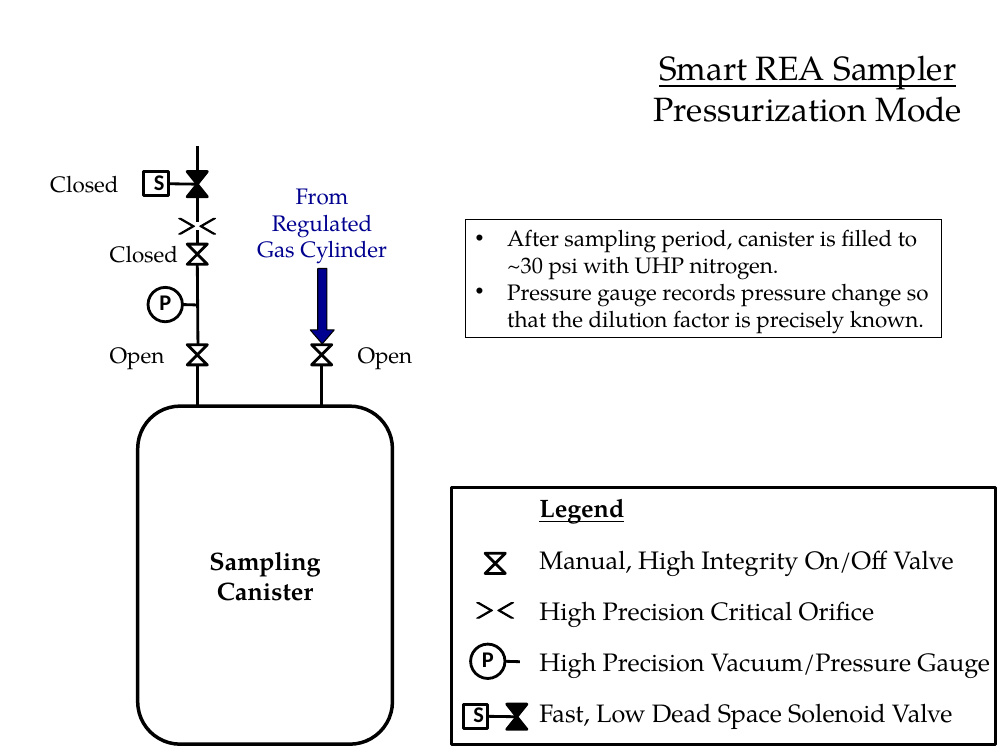
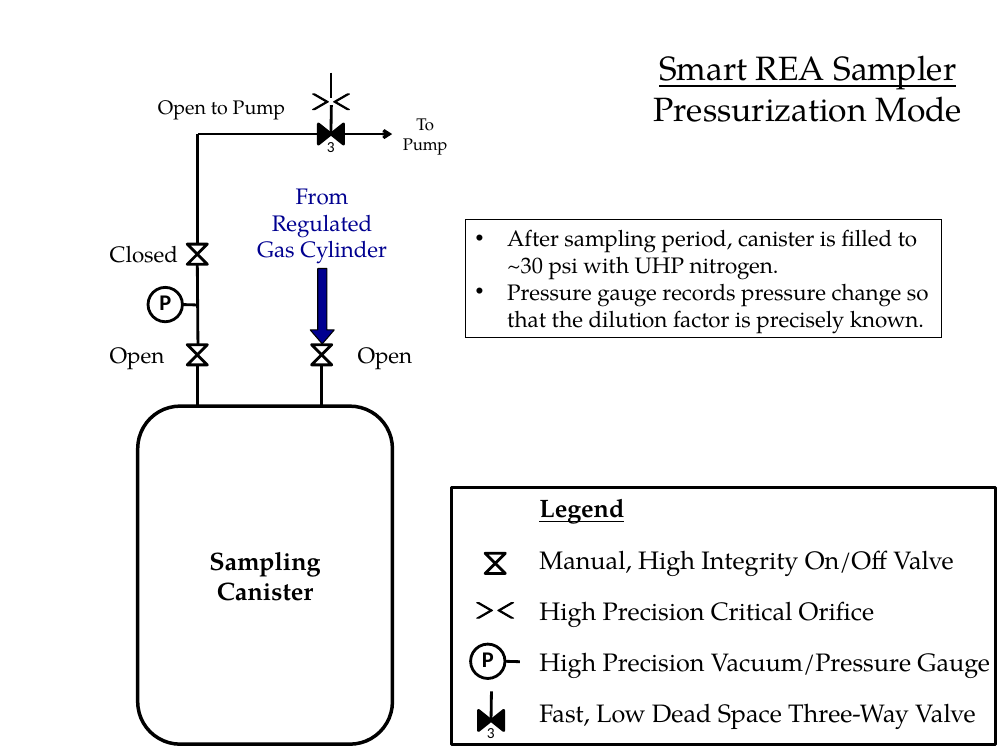
Before and after one commit to patricktokeeffe/smart-rea-sampler, a slide deck: slide 4 of doc/SamplingConfig.pptx (slide 2 before the commit). Drawn at 1008x756 pixels with LibreOffice and Linux fonts; fonts in the diff are those of the drawing. Boxes give left, top, right and bottom in pixels: in the first picture for what was removed or moved away, otherwise in the second. Text is boxed around its words. In the diff, an @@ line names an element or a change of style, - is before the commit and + after.

```diff
--- a/doc/SamplingConfig.pptx
+++ b/doc/SamplingConfig.pptx
@@ line moved from (198, 197) - (198, 223) to (331, 73) - (331, 98) @@
@@ chevron: place and size @@
-chevron at bbox=[200, 219, 216, 234]
+chevron at bbox=[312, 94, 329, 109]
@@ chevron at bbox=[312, 94, 329, 109]: mirrored @@
@@ line moved from (198, 146) - (198, 171) to (332, 105) - (331, 134) @@
@@ chevron at bbox=[334, 94, 350, 109]: mirrored @@
@@ chevron: place and size @@
-chevron at bbox=[178, 219, 195, 234]
+chevron at bbox=[334, 94, 350, 109]
@@ line moved from (198, 230) - (198, 244) to (198, 134) - (198, 244) @@
@@ group added at bbox=[158, 100, 448, 155]: 3 texts, 1 triangle, 1 arrow, 1 line @@
+Open to Pump
+3
+To
+Pump
@@ mirrored; rotation 0 to 90 degrees in 3 elements at bbox=[491, 711, 503, 731], bbox=[479, 711, 491, 731], bbox=[319, 124, 331, 144] @@
@@ group removed at bbox=[50, 171, 208, 197]: 1 triangle, 1 rectangle, 1 line, 1 text @@
-S
-Closed
@@ rectangle removed at bbox=[464, 705, 488, 729] @@
-S
@@ line moved from (488, 717) - (517, 717) to (492, 691) - (491, 721) @@
@@ text at bbox=[539, 703, 976, 729]: text changed @@
-Fast, Low Dead Space Solenoid Valve
+Fast, Low Dead Space Three-Way Valve
@@ text added at bbox=[487, 725, 495, 738], 11 pt, text #000000 @@
+3
```
Also in this commit, not shown: 3 other slides changed, 2 slides added.
